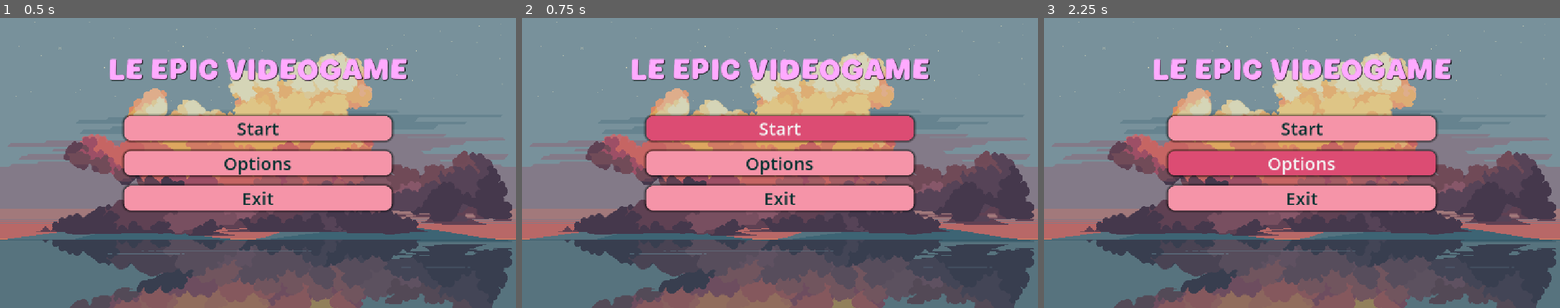
Above: before the commit, frames 1-3 (left to right).
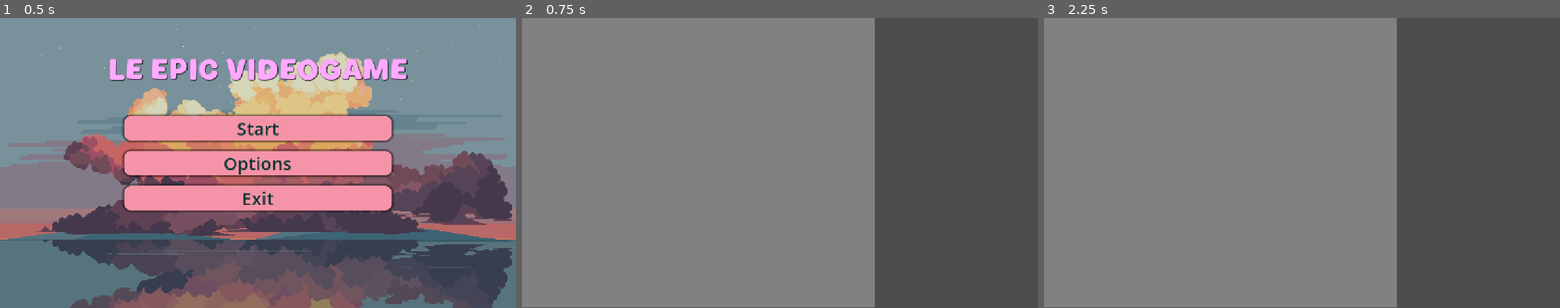
Above: after the commit, the same moments.

Repository: OskarSJ1337/GodotGame
Game: Godot game, scene res://scenes/menus/main_menu.tscn
Two runs of this game, one before a commit and one after it. Both use one fixed random seed, a clock stepped at 60 frames per second and the inputs below.
Inputs (mouse positions are in pixels of both pictures, inside the frame that each line leads up to):
- Up to frame 1 (0.5 s): no input
- Up to frame 2 (0.75 s): click "Start" at 0.5 s
- Up to frame 3 (2.25 s): click (1302, 128) at 1.25 s, where only the run before the commit has a clickable "Start"; click (1302, 163) at 2 s, where only the run before the commit has a clickable "Options"

Frame 1 is identical in both runs. In frame 2, 86% of the frame differs, in the area x 0-100%, y 0-100%; in frame 3, 86%.

Commit message:
script for exiting game

Diff:
--- a/scenes/battle/game.tscn
+++ b/scenes/battle/game.tscn
@@ -1,3 +1,13 @@
 [gd_scene format=3 uid="uid://cuc4bpm1rhvax"]
 
-[node name="Game" type="Node2D" unique_id=733804360]
+[node name="Game" type="Sprite2D" unique_id=1872106350]
+
+[node name="StaticBody2D" type="StaticBody2D" parent="." unique_id=150828939]
+
+[node name="CollisionShape2D" type="CollisionShape2D" parent="StaticBody2D" unique_id=745320179]
+
+[node name="ColorRect" type="ColorRect" parent="StaticBody2D" unique_id=827136393]
+offset_right = 787.0
+offset_bottom = 645.0
+color = Color(0.50534403, 0.5053441, 0.50534403, 1)
+metadata/_edit_use_anchors_ = true
--- a/scenes/menus/main_menu.tscn
+++ b/scenes/menus/main_menu.tscn
@@ -1,7 +1,9 @@
 [gd_scene format=3 uid="uid://dsjrjfjbsst5a"]
 
 [ext_resource type="Texture2D" uid="uid://8txdqjq37y3p" path="res://Assets/backgrounds/Ocean5.png" id="1_7vrkn"]
+[ext_resource type="Script" uid="uid://c23dd5hnmlfnk" path="res://scripts/systems/changeScene.gd" id="2_2o76q"]
 [ext_resource type="FontFile" uid="uid://dm0tf83ellxd4" path="res://Assets/fonts/Boring Time.otf" id="2_fu7sn"]
+[ext_resource type="PackedScene" uid="uid://cuc4bpm1rhvax" path="res://scenes/battle/game.tscn" id="3_6bivr"]
 
 [sub_resource type="StyleBoxTexture" id="StyleBoxTexture_0q8dx"]
 texture = ExtResource("1_7vrkn")
@@ -82,6 +84,8 @@
 theme_override_styles/hover = SubResource("StyleBoxFlat_fu7sn")
 theme_override_styles/hover_pressed = SubResource("StyleBoxFlat_jix8l")
 text = "Start"
+script = ExtResource("2_2o76q")
+next_scene = ExtResource("3_6bivr")
 
 [node name="Options" type="Button" parent="VBoxContainer" unique_id=1379401584]
 layout_mode = 2
--- /dev/null
+++ b/scripts/systems/changeScene.gd
@@ -0,0 +1,7 @@
+extends Button
+
+@export var next_scene: PackedScene
+
+func _pressed() -> void:
+	if next_scene:
+		get_tree().change_scene_to_packed(next_scene)
Not shown, added: scripts/systems/changeScene.gd.uid
